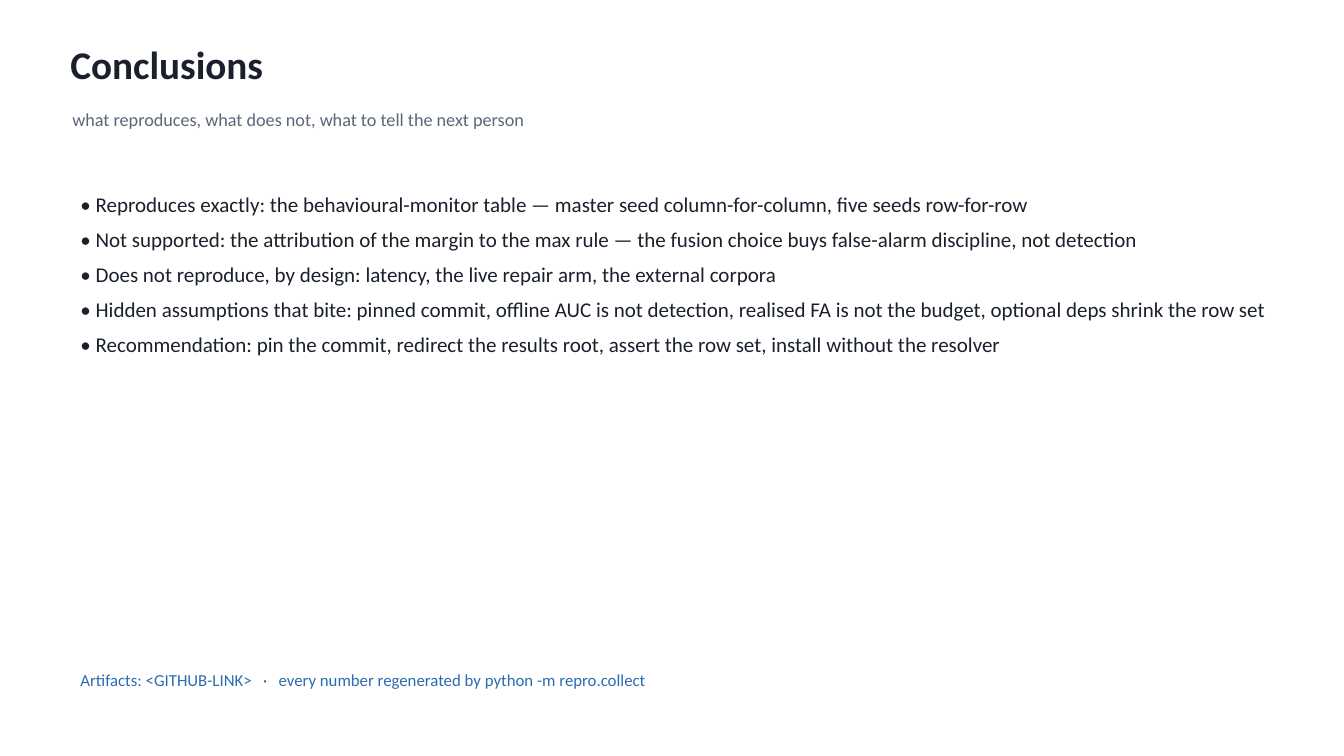
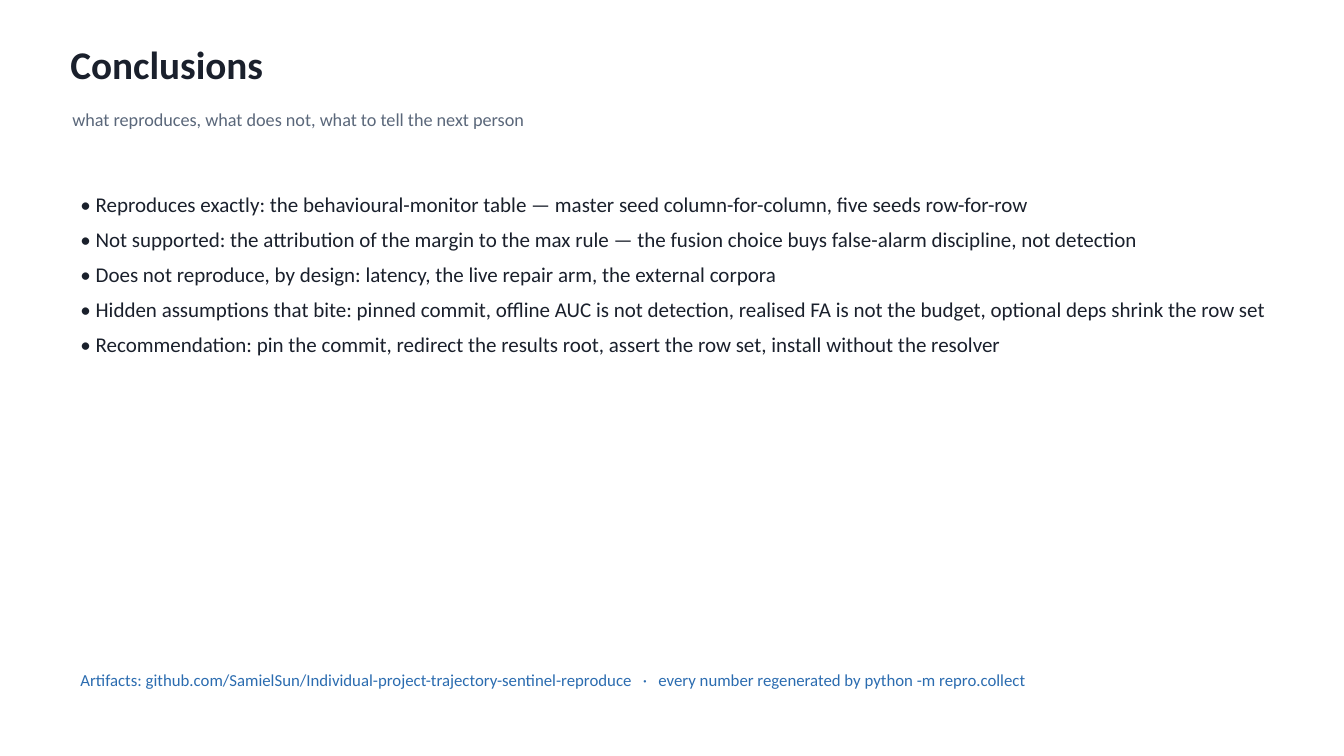
Before and after one commit to SamielSun/Individual-project-trajectory-sentinel-reproduce, a slide deck: slide 12 of slides/deck.pptx. Drawn at 1344x756 pixels with LibreOffice and Linux fonts; fonts in the diff are those of the drawing. Boxes give left, top, right and bottom in pixels: in the first picture for what was removed or moved away, otherwise in the second. Text is boxed around its words. In the diff, an @@ line names an element or a change of style, - is before the commit and + after.

```diff
--- a/slides/deck.pptx
+++ b/slides/deck.pptx
@@ text at box(80, 674, 1025, 689): text changed @@
-Artifacts: <GITHUB-LINK> · every number regenerated by python -m repro.collect
+Artifacts: github.com/SamielSun/Individual-project-trajectory-sentinel-reproduce · every number regenerated by python -m repro.collect
```
Also in this commit, not shown: 3 other files.
